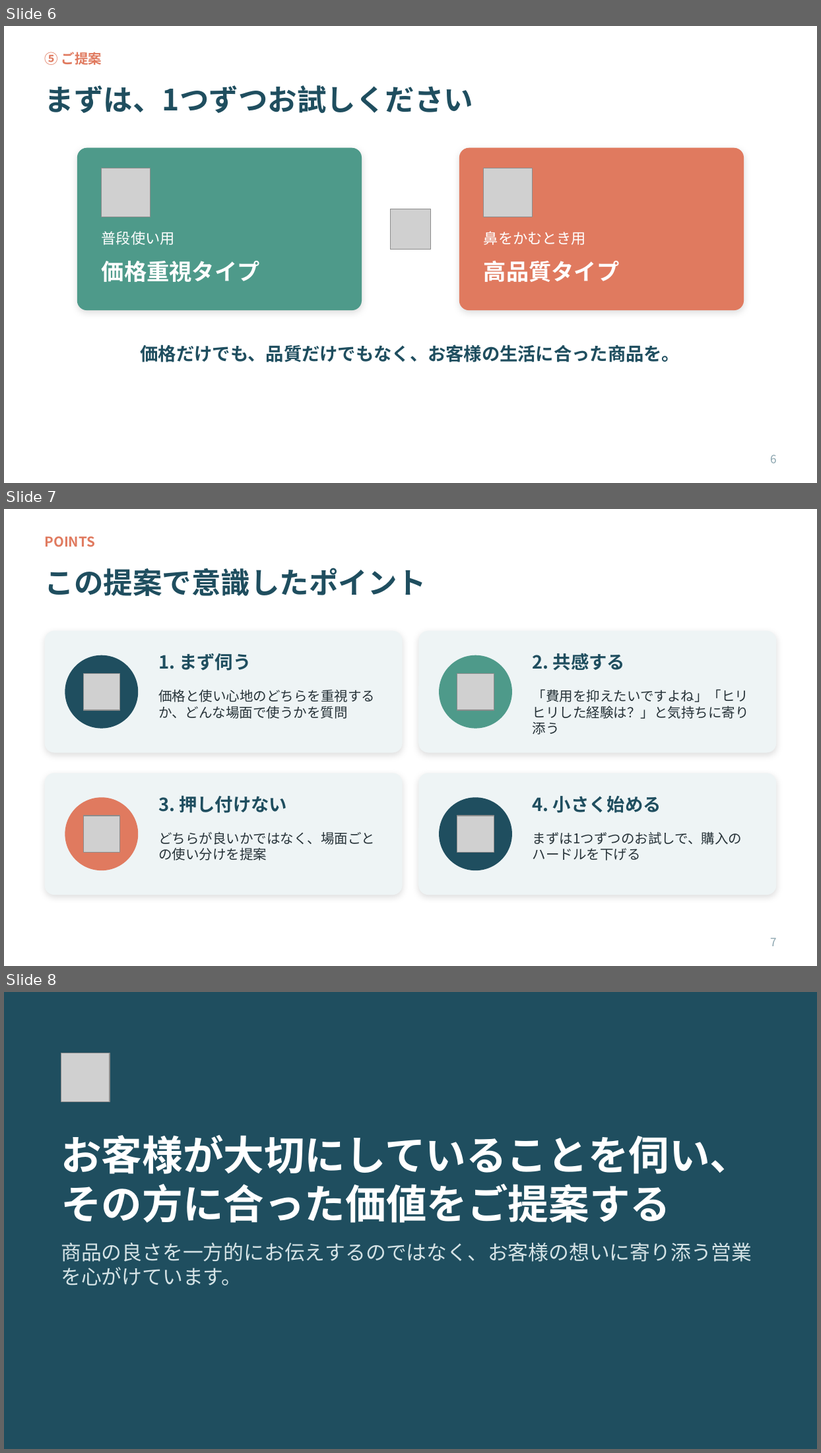
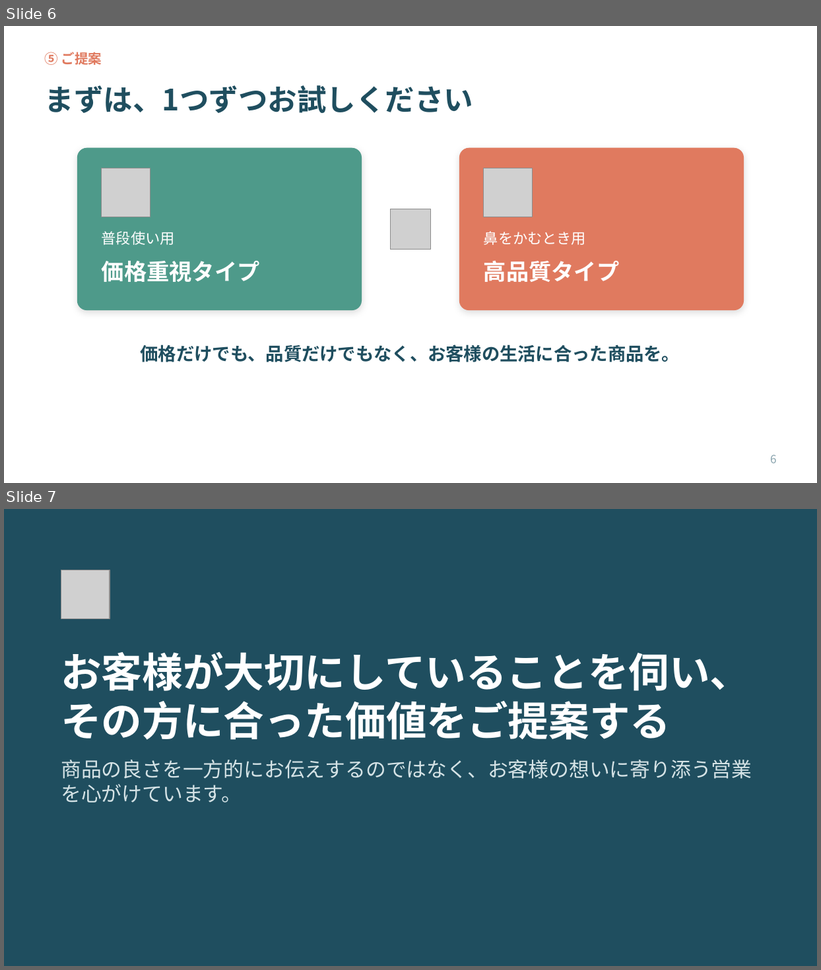
Before and after one commit to ha19870907-a11y/turbo-disco, a slide deck: tissue_sales_roleplay.pptx. Shown one above the other, each under a label of ours: slides 6, 7 and 8 before the commit, slides 6 and 7 after it. The pictures are 821x1453 and 821x970 pixels, drawn with LibreOffice and Linux fonts; fonts in the diff are those of the drawing; grey boxes stand for pictures. Boxes give left, top, right and bottom in pixels: in the first picture for what was removed or moved away, otherwise in the second. Text is boxed around its words. In the diff, an @@ line names an element or a change of style, - is before the commit and + after.

```diff
--- a/tissue_sales_roleplay.pptx
+++ b/tissue_sales_roleplay.pptx
@@ slide 7 removed at (4, 509, 817, 966), background #FFFFFF @@
@@ text removed at (45, 536, 96, 547) @@
-POINTS
@@ title removed at (45, 568, 427, 596) @@
-この提案で意識したポイント
@@ rounded rectangle removed at (45, 631, 403, 753) @@
@@ rounded rectangle removed at (418, 631, 776, 753) @@
@@ ellipse removed at (65, 656, 138, 729) @@
@@ text removed at (158, 654, 251, 671) @@
-1. まず伺う
@@ ellipse removed at (439, 656, 512, 729) @@
@@ text removed at (533, 653, 625, 671) @@
-2. 共感する
@@ picture removed at (83, 673, 120, 710) @@
@@ picture removed at (457, 673, 494, 710) @@
@@ text removed at (158, 689, 375, 719) @@
-価格と使い心地のどちらを重視するか、どんな場面で使うかを質問
@@ text removed at (533, 689, 749, 735) @@
-「費用を抑えたいですよね」「ヒリヒリした経験は？」と気持ちに寄り添う
@@ rounded rectangle removed at (45, 773, 403, 895) @@
@@ rounded rectangle removed at (418, 773, 776, 895) @@
@@ ellipse removed at (65, 797, 138, 871) @@
@@ text removed at (158, 795, 287, 813) @@
-3. 押し付けない
@@ ellipse removed at (439, 797, 512, 871) @@
@@ text removed at (533, 796, 661, 813) @@
-4. 小さく始める
@@ picture removed at (83, 815, 120, 852) @@
@@ picture removed at (457, 815, 494, 852) @@
@@ text removed at (158, 832, 375, 861) @@
-どちらが良いかではなく、場面ごとの使い分けを提案
@@ text removed at (533, 832, 743, 861) @@
-まずは1つずつのお試しで、購入のハードルを下げる
@@ page number removed at (770, 938, 777, 947) @@
-7
@@ what was slide 8 is now slide 7 @@
```
